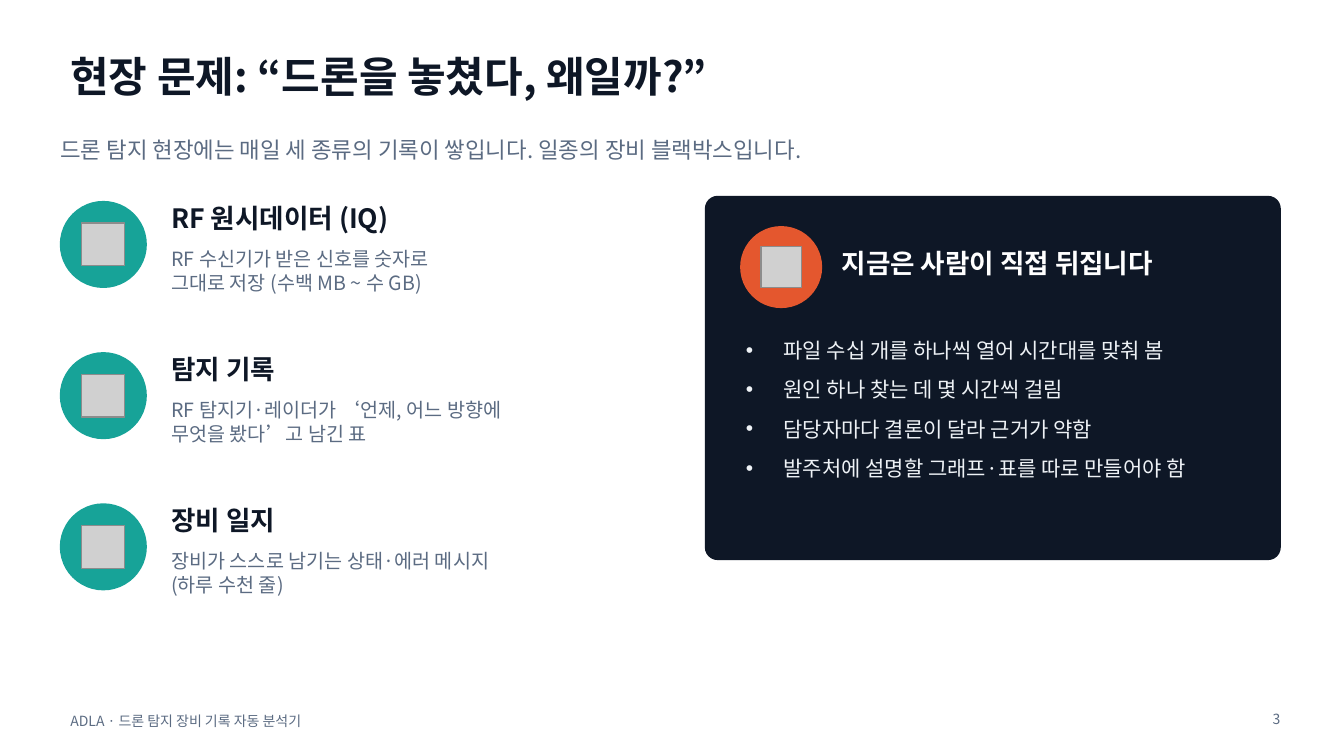
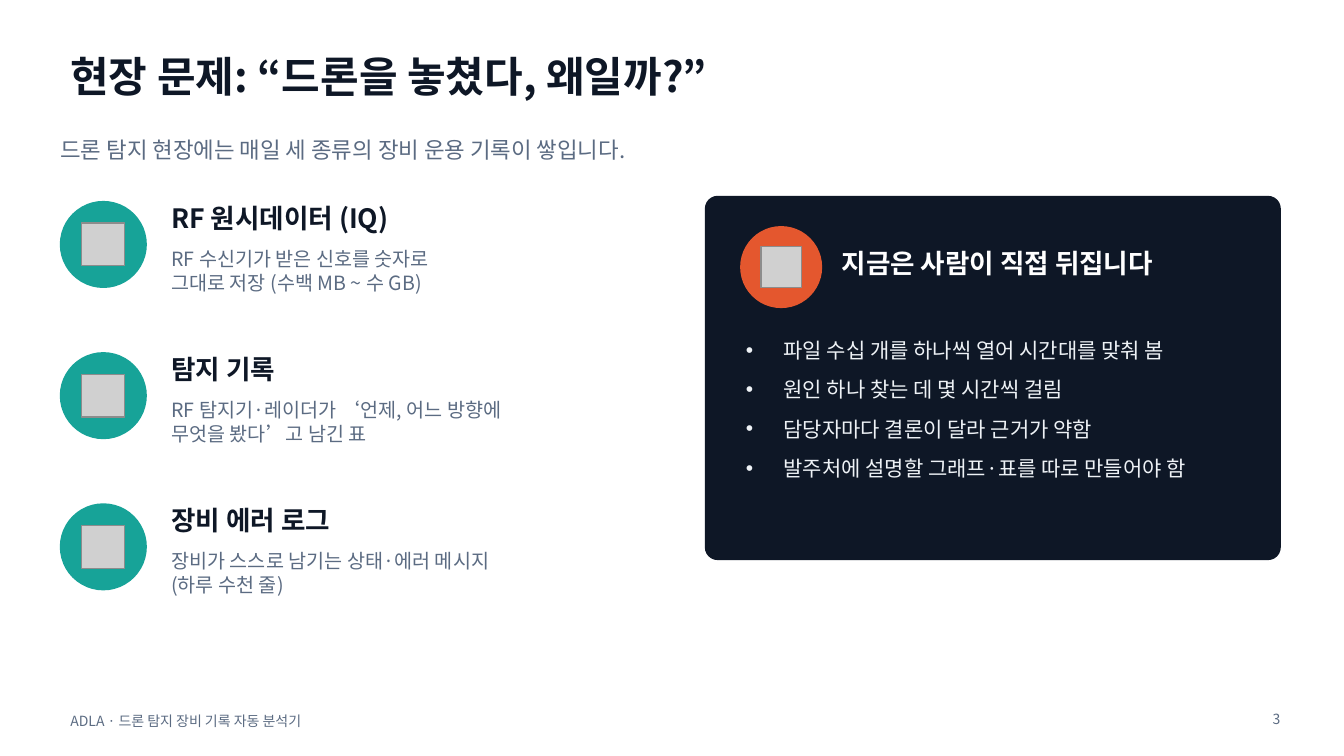
Before and after one commit to taeseokyoon/antidrone-log-analyzer, a slide deck: slide 3 of docs/ADLA_presentation.pptx. Drawn at 1344x756 pixels with LibreOffice and Linux fonts; fonts in the diff are those of the drawing; grey boxes stand for pictures. Boxes give left, top, right and bottom in pixels: in the first picture for what was removed or moved away, otherwise in the second. Text is boxed around its words. In the diff, an @@ line names an element or a change of style, - is before the commit and + after.

```diff
--- a/docs/ADLA_presentation.pptx
+++ b/docs/ADLA_presentation.pptx
@@ text at [60,139,626,160]: text changed @@
-드론 탐지 현장에는 매일 세 종류의 기록이 쌓입니다. 일종의 장비 블랙박스입니다.
+드론 탐지 현장에는 매일 세 종류의 장비 운용 기록이 쌓입니다.
@@ text at [171,507,330,533]: text changed @@
-장비 일지
+장비 에러 로그
```
Also in this commit, not shown: 3 other slides changed, 2 other files.
